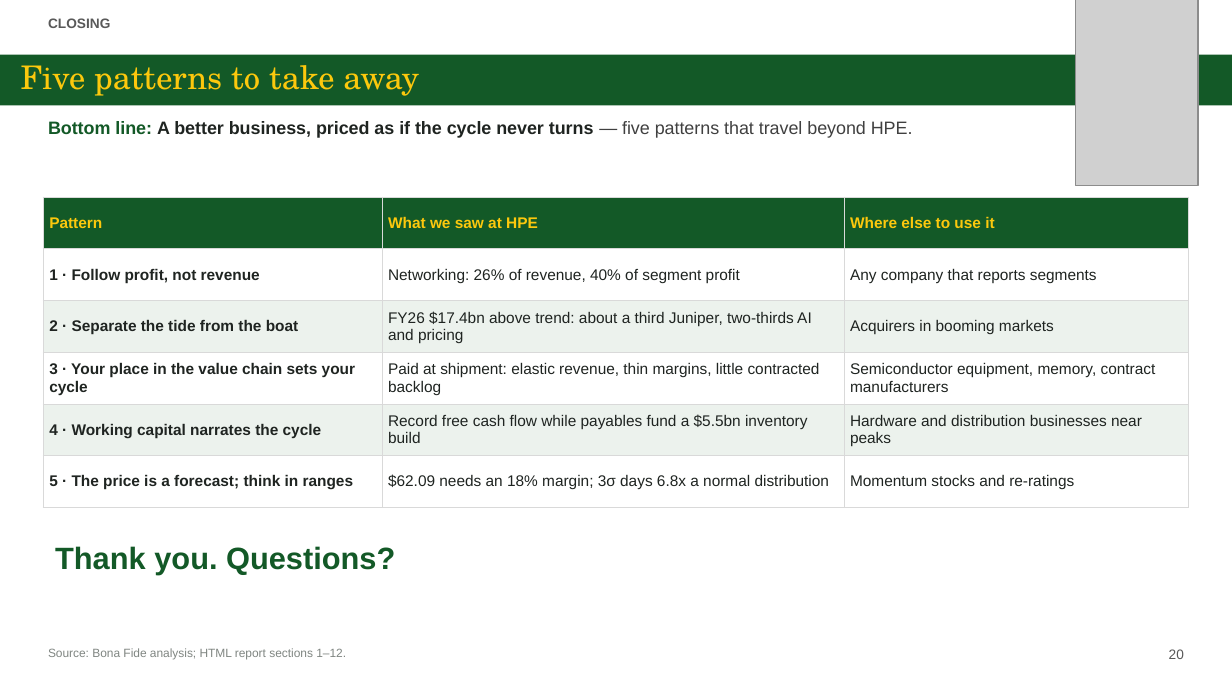
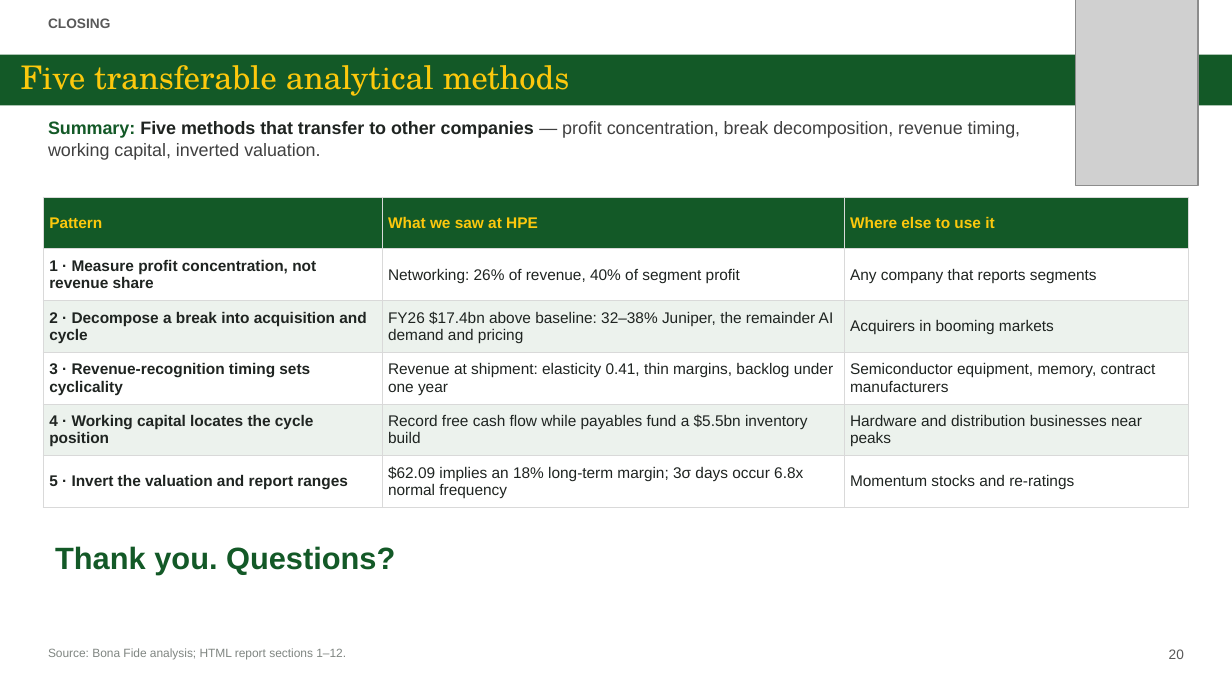
Before and after one commit to zhejiahu-tudelft/bonafide, a slide deck: slide 20 of HPE/final/HPE_Investment_Presentation.pptx. Drawn at 1232x693 pixels with LibreOffice and Linux fonts; fonts in the diff are those of the drawing; grey boxes stand for pictures. Boxes give left, top, right and bottom in pixels: in the first picture for what was removed or moved away, otherwise in the second. Text is boxed around its words. In the diff, an @@ line names an element or a change of style, - is before the commit and + after.

```diff
--- a/HPE/final/HPE_Investment_Presentation.pptx
+++ b/HPE/final/HPE_Investment_Presentation.pptx
@@ title at [21, 65, 569, 96]: text changed @@
-Five patterns to take away
+Five transferable analytical methods
@@ text at [48, 121, 1021, 160]: text changed; text colour #1F2421 to #404040; bold off @@
-Bottom line: A better business, priced as if the cycle never turns — five patterns that travel beyond HPE.
+Summary: Five methods that transfer to other companies — profit concentration, break decomposition, revenue timing, working capital, inverted valuation.
@@ table at [43, 197, 1189, 508] @@
-row 2, column 1: 1 · Follow profit, not revenue
+row 2, column 1: 1 · Measure profit concentration, not revenue share
-row 3, column 1: 2 · Separate the tide from the boat
+row 3, column 1: 2 · Decompose a break into acquisition and cycle
-row 3, column 2: FY26 $17.4bn above trend: about a third Juniper, two-thirds AI and pricing
+row 3, column 2: FY26 $17.4bn above baseline: 32–38% Juniper, the remainder AI demand and pricing
-row 4, column 1: 3 · Your place in the value chain sets your cycle
+row 4, column 1: 3 · Revenue-recognition timing sets cyclicality
-row 4, column 2: Paid at shipment: elastic revenue, thin margins, little contracted backlog
+row 4, column 2: Revenue at shipment: elasticity 0.41, thin margins, backlog under one year
-row 5, column 1: 4 · Working capital narrates the cycle
+row 5, column 1: 4 · Working capital locates the cycle position
-row 6, column 1: 5 · The price is a forecast; think in ranges
+row 6, column 1: 5 · Invert the valuation and report ranges
-row 6, column 2: $62.09 needs an 18% margin; 3σ days 6.8x a normal distribution
+row 6, column 2: $62.09 implies an 18% long-term margin; 3σ days occur 6.8x normal frequency
```
Also in this commit, not shown: 27 other slides changed, 38 other files.
